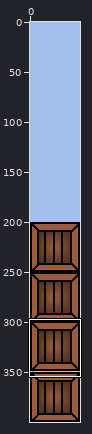
One commit to this sprite sheet: apps/stack/h4c4.png. The first picture is a wide view before the edit; the outline marks the close-up.
Close-up. First the earlier version:
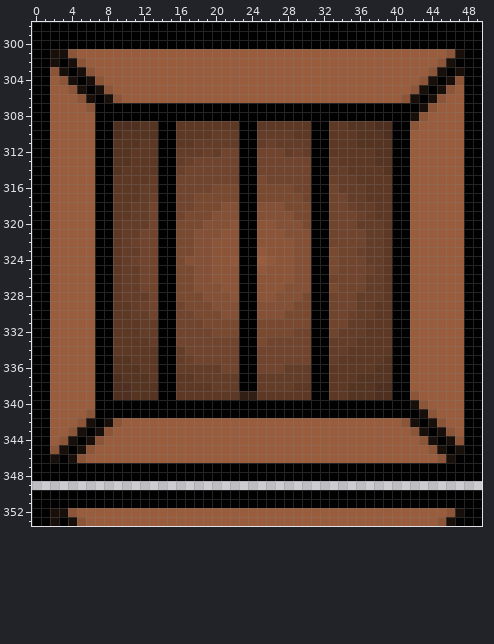
The file is 50x400 pixels. Colours within 5 levels of each other are drawn and written as one. Shown: x 0..49, y 298..353.
The same view after the edit:
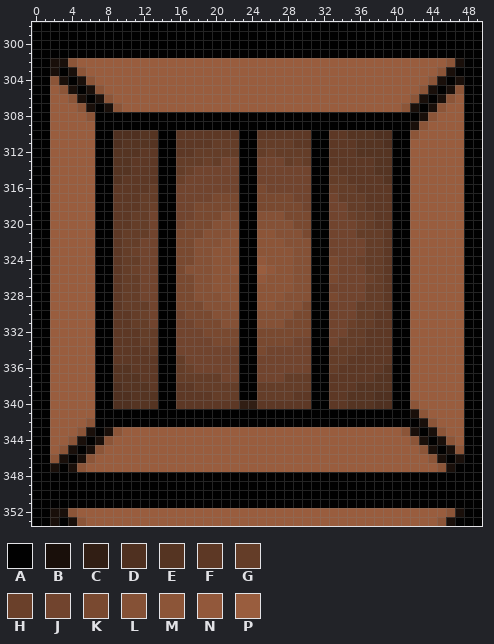
Palette (. is transparent): A #010101  B #190f0a  C #311e14  D #4f3020  E #553422  F #5d3825  G #643d28  H #6a402a  J #71442e  K #794930  L #855136  M #8c5538  N #92583b  P #995d3e
The commit says: had to fix a mistake of one pixel.
Diff:
Changed rows in their new state; - is an unchanged pixel.
first column x 0:
301 --AAAAAAAAAAAAAAAAAAAAAAAAAAAAAAAAAAAAAAAAAAAAAA--
302 ---BMP---------------------------------------PMB--
303 --BABMP-------------------------------------PMBA--
304 --MBABMP-----------------------------------PMBAB--
305 ---MBABMP---------------------------------PMBABM--
306 ----MBABMP-------------------------------PMBABM---
307 -----MB-BMPPPPPPPPPPPPPPPPPPPPPPPPPPPPPPPMBABM----
308 ------M-----------------------------------ABM-----
309 ---------AAAAA--AAAAAAA--AAAAAA--AAAAAAA--BM------
310 ----------DD--------FFF--FFFF------E--D---M-------
311 ---------D--EE----FF------G--FF--------D----------
312 -----------E----FF-G-GG--GHG-G------EE------------
313 -----------------GGHG-------GHG--F----------------
314 ----------E-----GH----------------F---E-----------
315 ---------E---F--H--------J-------G-F---E----------
316 ------------F-------JJJ---JJJ----H--F-------------
317 -------------G----JJ---------J----G---------------
318 -----------F-H-------KK--KKK--J----G-F------------
319 -----------------J--K-------K------HG-------------
320 ----------F-----J--K--L--LL--K------H-F-----------
321 ------------G-----K--L-----L--K-----G-------------
322 -----------G--------L-------L---------------------
323 -----------H-------------M-------J--J-------------
324 -----------G-----K----M--NM---------H-------------
325 -----------H-----L----N--PN----------G------------
326 -------------------------N-------K---H------------
327 --------------------M-------M----J----------------
328 ------------J-----L--M-----M--L--K--J-------------
329 ----------G-G---K--L--M--MM--L--------G-----------
330 ------------H----K--L-------L------J--------------
331 -----------G-J----K--LL--LLL-------H-G------------
332 -------------------K---------KK---J---------------
333 ------------G-------KKK---KKK----J--G-------------
334 -------------G--J--------K---------G--------------
335 ---------FF------J----------------G----F----------
336 -----------F-----HJJJ-------JJJ--G----F-----------
337 ---------E--F---GG---JJ--JJJ--------FF------------
338 ----------E--F----GG---------GG----F--EE----------
339 --------------------GGGAAGGGG-------------P-------
340 ---------DDEEE--FFFFFFFCCFFFFFF--FFEEEDD--MP------
341 ------P-----------------------------------BMP-----
342 -----PM-AAAAAAAAAAAAAAAAAAAAAAAAAAAAAAAAAAABMP----
343 ----PMBABM-------------------------------MBABMP---
344 ---PMBABM---------------------------------MBABMP--
345 --PMBABM-----------------------------------MBABM--
346 --MBABM-------------------------------------MBAB--
347 --B-BMPPPPPPPPPPPPPPPPPPPPPPPPPPPPPPPPPPPPPPPMB---
349 AAAAAAAAAAAAAAAAAAAAAAAAAAAAAAAAAAAAAAAAAAAAAAAAAA
Where, in picture pixels (left, top, right, bottom), the same in both close-ups:
changed: (32, 49, 482, 490)
